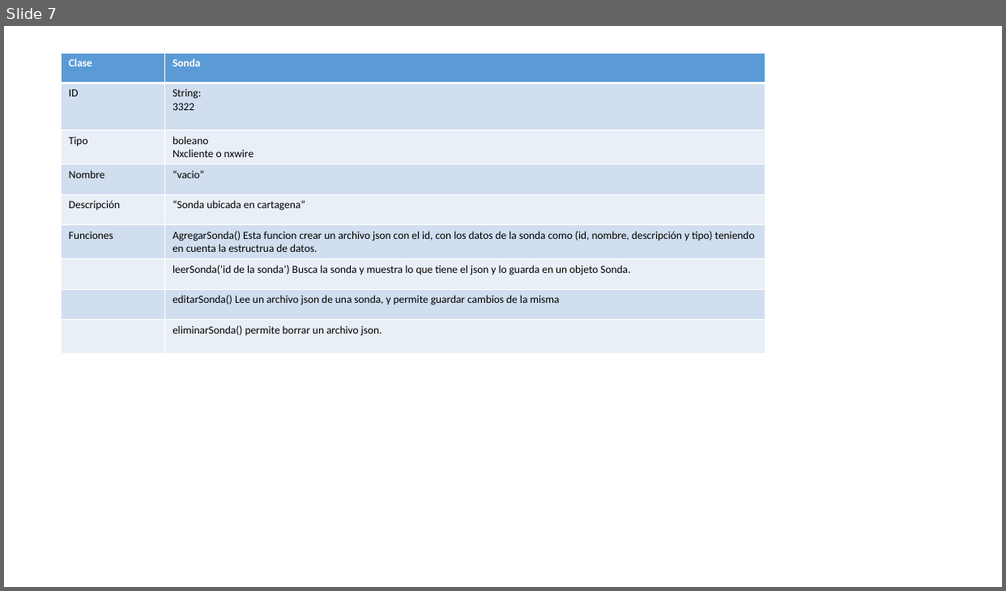
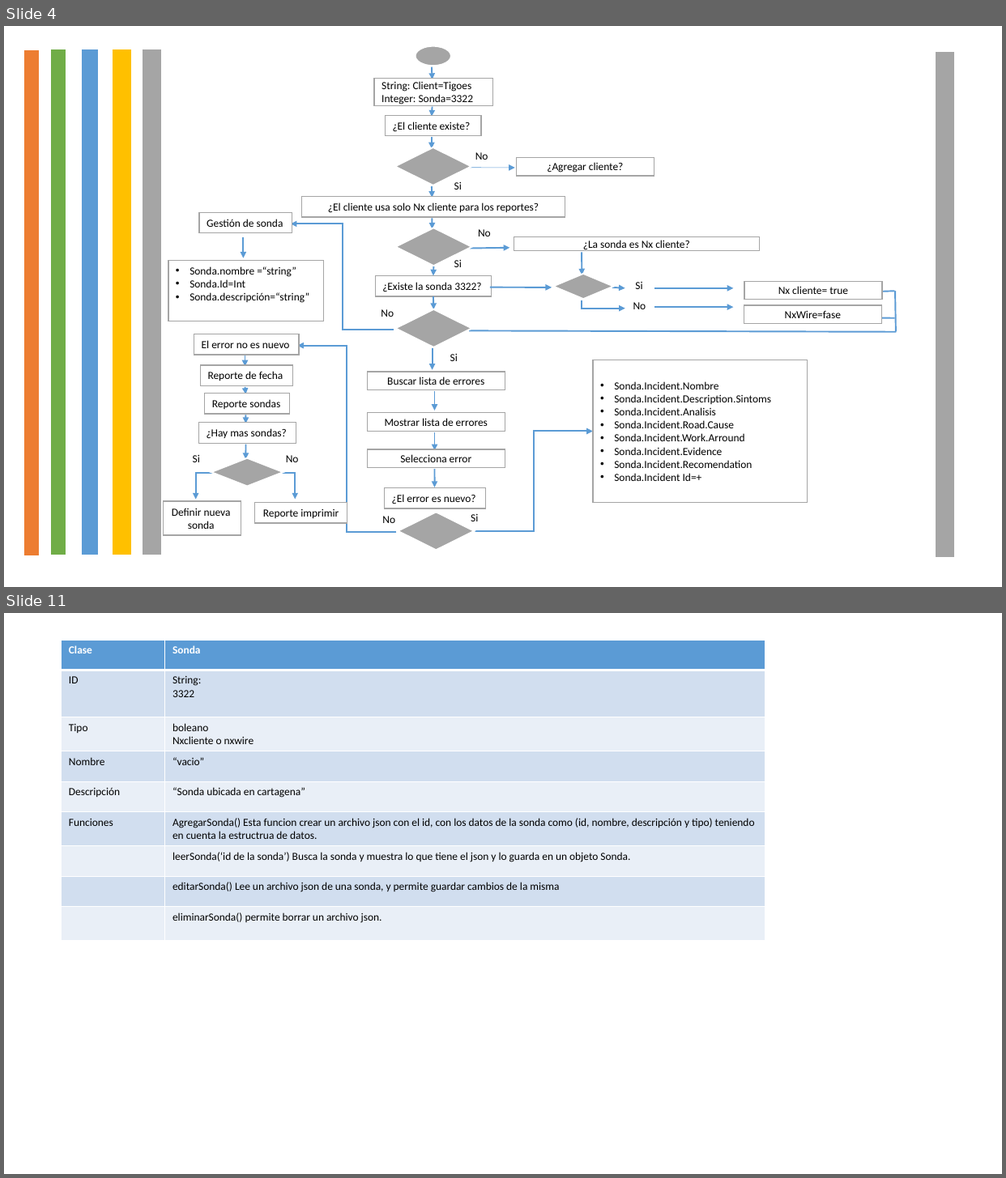
Before and after one commit to juande007/generadorDeReporte, a slide deck: Documentación/Documentation.pptx. Shown one above the other, each under a label of ours: slide 7 before the commit, slides 4 and 11 after it; the slides between them are not shown. The pictures are 1006x591 and 1006x1178 pixels, drawn with LibreOffice and Linux fonts; fonts in the diff are those of the drawing. Boxes give left, top, right and bottom in pixels: in the first picture for what was removed or moved away, otherwise in the second. Text is boxed around its words. In the diff, an @@ line names an element or a change of style, - is before the commit and + after.

Commit message:
Incidentes y funciones faltantes
Se creo la clase Incidentes.
Se documento gran parte del código
Se creo la clase eliminar y mostrar clientes

```diff
--- a/Documentación/Documentation.pptx
+++ b/Documentación/Documentation.pptx
@@ slide 4 added at <box>4,26,1002,587</box>, background #FFFFFF @@
@@ rectangle added at <box>24,49,40,556</box>, fill #ED7D31, outline #FFFFFF 1.5 pt @@
@@ rectangle added at <box>49,49,66,555</box>, fill #70AD47, outline #FFFFFF 1.5 pt @@
@@ rectangle added at <box>81,49,99,555</box>, fill #5B9BD5, outline #FFFFFF 1.5 pt @@
@@ rectangle added at <box>112,49,132,555</box>, fill #FFC000, outline #FFFFFF 1.5 pt @@
@@ rectangle added at <box>142,49,162,555</box>, fill #A5A5A5, outline #FFFFFF 1.5 pt @@
@@ rectangle added at <box>935,50,955,557</box>, fill #A5A5A5, outline #FFFFFF 1.5 pt @@
@@ arrow added from (434, 267) to (434, 276), #5B9BD5 1.5 pt @@
@@ rectangle added at <box>375,276,492,297</box>, fill #FFFFFF, outline #A5A5A5 1 pt, 10.5 pt, text #000000 @@
+¿Existe la sonda 3322?
@@ arrow added from (434, 297) to (434, 310), #5B9BD5 1.5 pt @@
@@ elbow arrow added from (474, 531) to (593, 432), #5B9BD5 1.5 pt @@
@@ group added at <box>164,46,882,551</box>: 20 rectangles, 12 texts, 6 diamonds, 1 ellipse @@
+¿Agregar cliente?
+¿La sonda es Nx cliente?
+NxWire=fase
+Nx cliente= true
+¿El cliente usa solo Nx cliente para los reportes?
+Si
+No
+String: Client=Tigoes
+Integer: Sonda=3322
+Selecciona error
+Mostrar lista de errores
+Buscar lista de errores
+• Sonda.Incident.Nombre
+• Sonda.Incident.Description.Sintoms
+• Sonda.Incident.Analisis
+• Sonda.Incident.Road.Cause
+• Sonda.Incident.Work.Arround
+• Sonda.Incident.Evidence
+• Sonda.Incident.Recomendation
+• Sonda.Incident Id=+
+¿El cliente existe?
+Si
+No
+Si
+No
+Gestión de sonda
+No
+Si
+• Sonda.nombre =“string”
+• Sonda.Id=Int
+• Sonda.descripción=“string”
+¿El error es nuevo?
+Si
+No
+El error no es nuevo
+Reporte de fecha
+Reporte sondas
+¿Hay mas sondas?
+Reporte imprimir
+Definir nueva
+sonda
+No
+Si
@@ group added at <box>196,67,897,533</box>: 21 arrows, 5 elbow arrows, 4 lines @@
@@ what was slide 7 is now slide 11 @@
```
Also in this commit, not shown: 1 slide changed, 7 other slides added, 4 slides removed, 25 other files.
